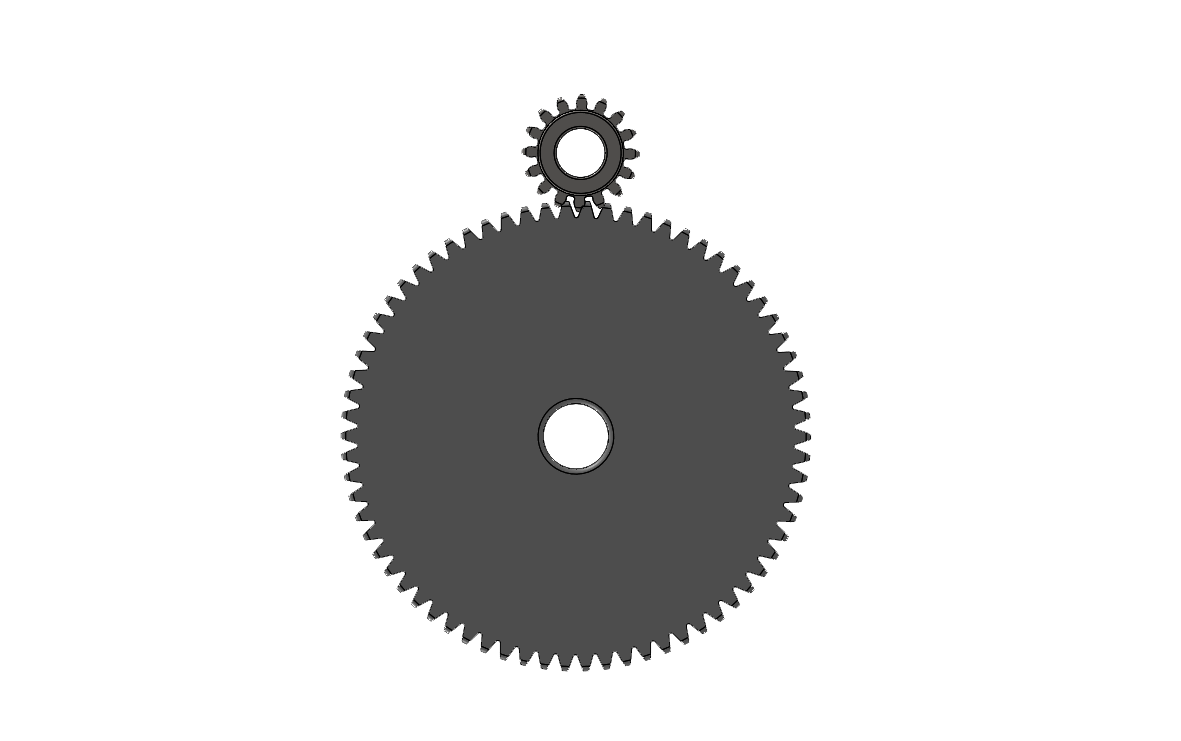
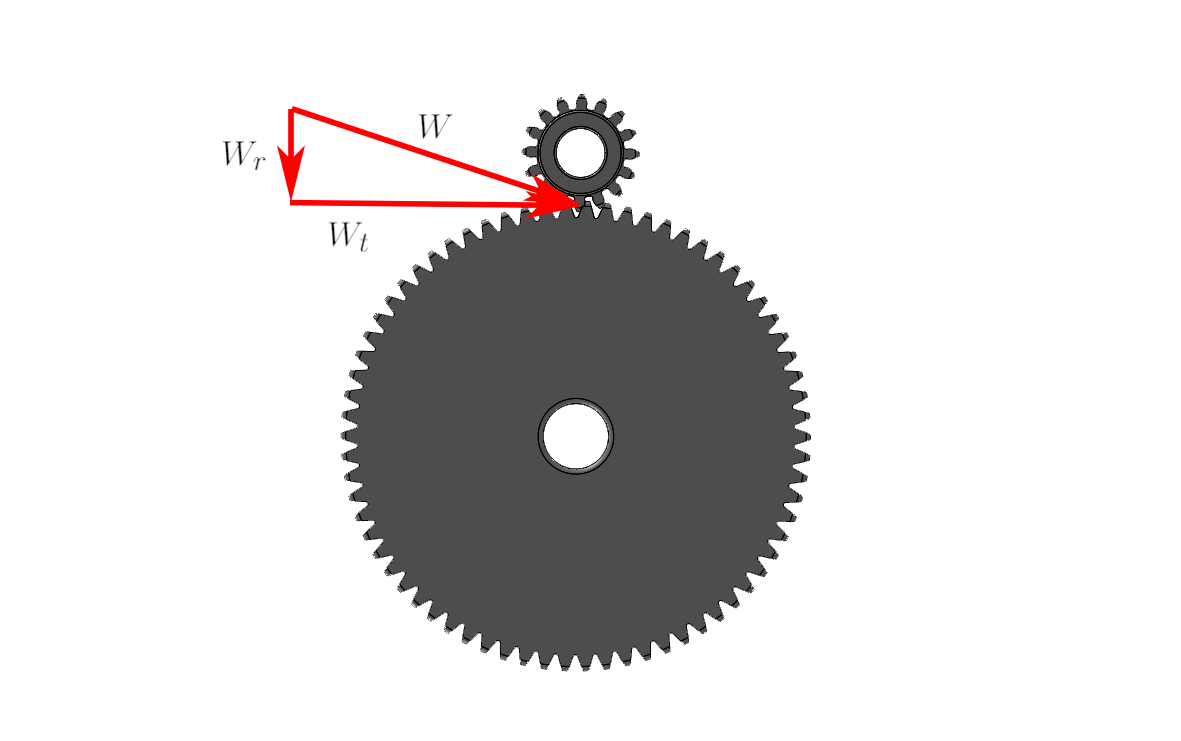
Revision of a layered 1181 × 741 image; what changed, layer by layer:
added layer "Layer 8" above "Layer 7" over (x1=418, y1=114, x2=454, y2=139)
added layer "Layer 6" above "Layer 5" over (x1=222, y1=141, x2=267, y2=171)
added layer "Layer 3" above "Layer 2" over (x1=328, y1=221, x2=369, y2=253)
added layer "Shape 3" above "Shape 2" over (x1=277, y1=109, x2=305, y2=202)
added layer "Shape 2" above "Shape 1" over (x1=291, y1=106, x2=581, y2=205)
added layer "Shape 1" above "Layer 1" over (x1=290, y1=191, x2=582, y2=219)
